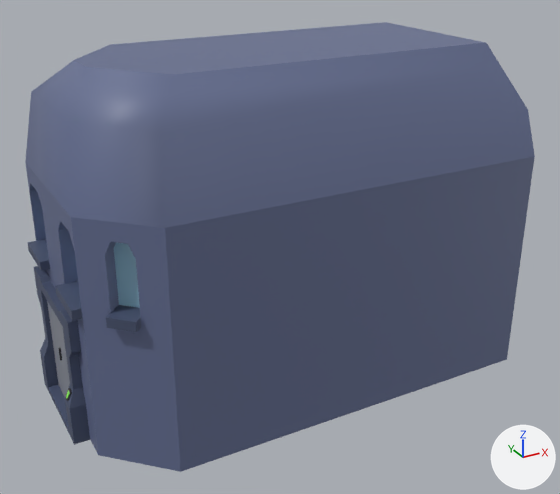
One commit to the FBX model Assets/Models/Crossing/Crossing_Buildings/Individual_Buildings/NorthWest_House_02.fbx: the scene before it, then after it.
Rendered twice from a camera (50 mm lens) standing at (-0.99, 0.35, 0.216) and looking at (-0.824, 0.653, 0.064). Arrows for +X, +Y and +Z are at lower right; the lights stay in place. Where no turn or scale is listed for an object, it has been applied to the vertices.

Names of what the first picture shows: 'NorthWest_House_02'.
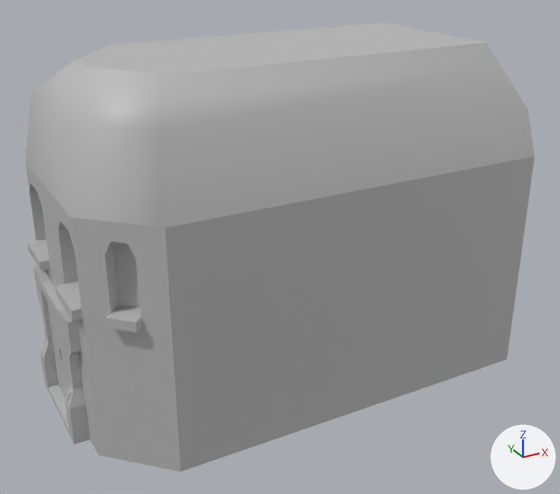
Boxes [x1, y1, x2, y2] around the edits, measured in the pictures (560 x 494 px):
'NorthWest_House_02', recoloured (blue to grey)
    both: [25, 22, 535, 472]

What the commit changed:
Material 'Environment_02' (mat_environment_02) is new.
Its base color is (0.5, 0.5, 0.5) (grey #bcbcbc).
me_mesh has 197 vertices, 205 faces and spans x -0.108..0.108, y -0.066..0.066, z -0.079..0.079.
me_mesh no longer uses material mat_flatcolorbase5 (picture img_plaza_06_diffuse_jpg).
me_mesh now uses material mat_environment_02 (grey #bcbcbc).
